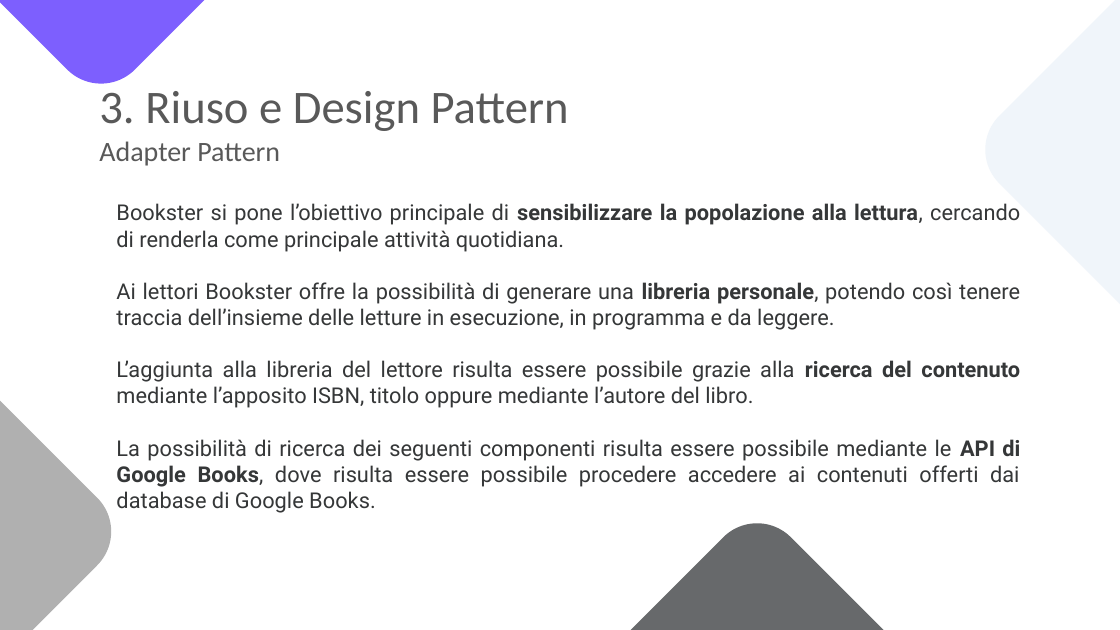
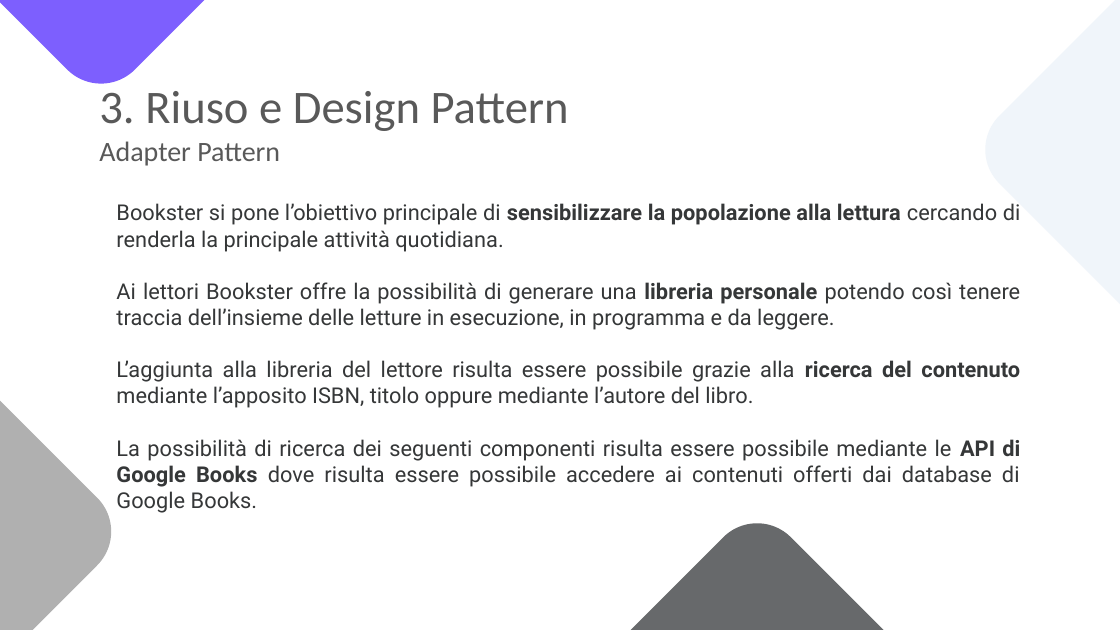
Before and after one commit to notjuary/Bookster_Classe03, a slide deck: slide 106 of DOC/Presentazione.pptx (slide 107 before the commit). Drawn at 1120x630 pixels with LibreOffice and Linux fonts; fonts in the diff are those of the drawing. Boxes give left, top, right and bottom in pixels: in the first picture for what was removed or moved away, otherwise in the second. Text is boxed around its words. In the diff, an @@ line names an element or a change of style, - is before the commit and + after.

```diff
--- a/DOC/Presentazione.pptx
+++ b/DOC/Presentazione.pptx
@@ subtitle at (x1=116, y1=203, x2=1021, y2=330): text changed @@
-Bookster si pone l’obiettivo principale di sensibilizzare la popolazione alla lettura, cercando di renderla come principale attività quotidiana.
-Ai lettori Bookster offre la possibilità di generare una libreria personale, potendo così tenere traccia dell’insieme delle letture in esecuzione, in programma e da leggere.
+Bookster si pone l’obiettivo principale di sensibilizzare la popolazione alla lettura cercando di renderla la principale attività quotidiana.
+Ai lettori Bookster offre la possibilità di generare una libreria personale potendo così tenere traccia dell’insieme delle letture in esecuzione, in programma e da leggere.
@@ subtitle at (x1=116, y1=439, x2=1020, y2=513): text changed @@
-La possibilità di ricerca dei seguenti componenti risulta essere possibile mediante le API di Google Books, dove risulta essere possibile procedere accedere ai contenuti offerti dai database di Google Books.
+La possibilità di ricerca dei seguenti componenti risulta essere possibile mediante le API di Google Books dove risulta essere possibile accedere ai contenuti offerti dai database di Google Books.
```
Also in this commit, not shown: 57 other slides changed, 1 slide removed.
